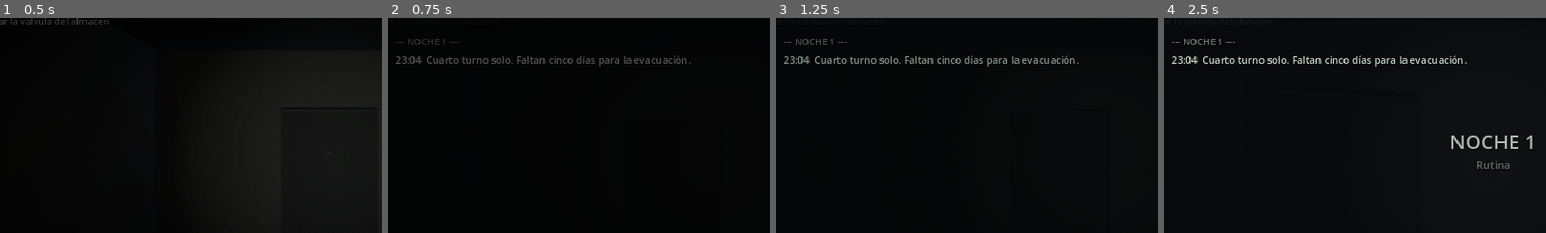
Above: before the commit, frames 1-4 (left to right).
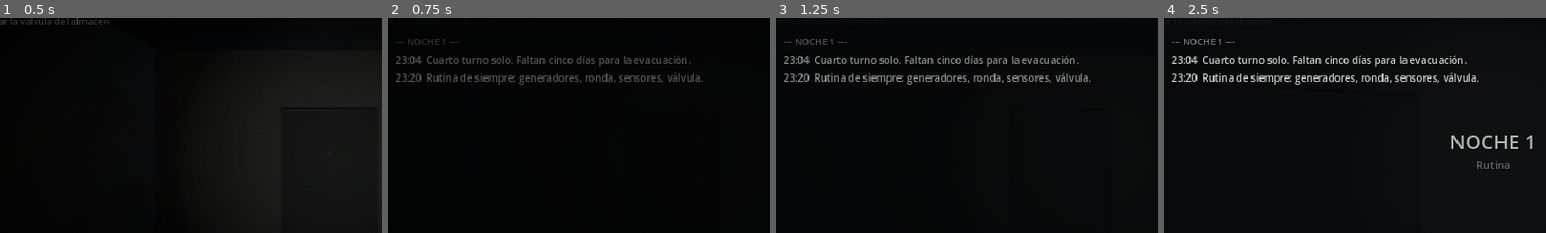
Above: after the commit, the same moments.

Repository: avanzadigital4-a11y/La-Guardia
Game: Godot game, scene res://tests/ui_smoke.tscn
Same seed, same stepped clock (60 frames per second), same inputs: the game is played once before the commit and once after it. This scene is started directly instead of the project's main scene.
Inputs (mouse positions are % of the whole screen's width and height, from its top left):
- Up to frame 1 (0.5 s): no input
- Up to frame 2 (0.75 s): tap Enter at 0.5 s; move the mouse to (55, 50) at 0.52 s; hold W (move_forward) from 0.53 s (still down); hold Tab (logbook) from 0.53 s (still down)
- Up to frame 3 (1.25 s): keep holding W (move_forward); keep holding Tab (logbook)
- Up to frame 4 (2.5 s): keep holding W (move_forward); move the mouse to (45, 50) at 1.27 s; release Tab (logbook) at 1.28 s; tap F (flashlight) at 1.35 s; tap Tab (logbook) at 1.55, 2.3 s; move the mouse to (52, 48) at 2.02 s; hold E (interact) from 2.03 s (still down)
The pictures show only the part of the screen within x 7-57%, y 18-68%; the shares and areas given below are measured in that part.

Frame 1 is identical in both runs. In frame 2, 1.3% of the frame differs, in the area x 2-83%, y 25-32%; in frame 3, 1.5%; in frame 4, 1.6%.

Commit message:
Duplicar el contenido: 61 anomalias, 32 registros y mas bitacora
- Anomalias de 33 a 61, repartidas por las cinco noches con escalado (dos la
  primera, catorce la ultima) y, ademas, unas cuantas sacadas del catalogo al
  azar cada noche: dos partidas no traen los mismos cambios.
- Trece objetos extra nuevos para las anomalias que hacen aparecer algo:
  huellas que entran, un traje en el piso, una linterna prendida, marcas en
  las paredes, una bandera en el patio.
- Registros de radio de 20 a 32: 98 lineas, unos 7 minutos de audio. Suman el
  parte meteorologico que se adelanta un dia, el cuarto juego de huellas del
  perimetro y la chapa con el numero equivocado.
- Mas entradas de bitacora en las cinco noches (23 en total).
- Regenerados docs/lineas_de_voz.md (98 lineas a grabar) y la plantilla de
  traduccion (238 textos).

Co-Authored-By: Claude Opus 5 <noreply@anthropic.com>
Claude-Session: https://claude.ai/code/session_01QBYzsXZBwSR4QSCbqtZCzF

Diff:
--- a/scripts/data/anomaly_data.gd
+++ b/scripts/data/anomaly_data.gd
@@ -66,6 +66,39 @@
 	"patio_tambor": {"sala": "patio", "tipo": "mover", "objeto": "tambores",
 		"pos": Vector3(-6.0, 0.0, 4.0), "rot": 0.0},
 	"patio_figura": {"sala": "patio", "tipo": "aparecer", "objeto": "extra_figura"},
+
+	# --- Segunda tanda: variaciones sobre los mismos objetos ---
+	"dorm_cama_hecha": {"sala": "dormitorio", "tipo": "mover", "objeto": "dorm_bed",
+		"pos": Vector3(0.0, 0.0, 1.1), "rot": 0.0},
+	"dorm_silla_puerta": {"sala": "dormitorio", "tipo": "mover", "objeto": "dorm_chair",
+		"pos": Vector3(2.3, 0.0, -1.2), "rot": 90.0},
+	"dorm_pisadas": {"sala": "dormitorio", "tipo": "aparecer", "objeto": "extra_pisadas_dorm"},
+	"dorm_linterna": {"sala": "dormitorio", "tipo": "aparecer", "objeto": "extra_linterna"},
+	"control_reloj": {"sala": "sala de control", "tipo": "aparecer", "objeto": "extra_reloj"},
+	"control_bandeja": {"sala": "sala de control", "tipo": "aparecer", "objeto": "extra_bandeja"},
+	"control_marca": {"sala": "sala de control", "tipo": "aparecer", "objeto": "extra_marca_control"},
+	"control_silla_girada": {"sala": "sala de control", "tipo": "mover", "objeto": "control_chair",
+		"pos": Vector3(0.0, 0.0, 0.0), "rot": 180.0},
+	"gen_traba_falta": {"sala": "sala de generador", "tipo": "faltar", "objeto": "traba"},
+	"gen_puerta_cerrada": {"sala": "sala de generador", "tipo": "puerta", "puerta": "generador", "abrir": false},
+	"gen_silla": {"sala": "sala de generador", "tipo": "aparecer", "objeto": "extra_silla_gen"},
+	"almacen_bolsa": {"sala": "almacen", "tipo": "aparecer", "objeto": "extra_bolsa"},
+	"almacen_estante_vacio": {"sala": "almacen", "tipo": "faltar", "objeto": "estante_2"},
+	"almacen_puerta_cerrada": {"sala": "almacen", "tipo": "puerta", "puerta": "almacen", "abrir": false},
+	"almacen_pila_falta": {"sala": "almacen", "tipo": "faltar", "objeto": "cajas"},
+	"pasillo_silla": {"sala": "pasillo", "tipo": "aparecer", "objeto": "extra_silla_pasillo"},
+	"pasillo_linterna": {"sala": "pasillo", "tipo": "aparecer", "objeto": "extra_linterna_pasillo"},
+	"pasillo_camilla_falta": {"sala": "pasillo", "tipo": "faltar", "objeto": "camilla"},
+	"pasillo_extintor": {"sala": "pasillo", "tipo": "faltar", "objeto": "extintor"},
+	"pasillo_oscuro": {"sala": "pasillo", "tipo": "luz", "sala_luz": "pasillo"},
+	"esclusa_traje_suelo": {"sala": "esclusa", "tipo": "aparecer", "objeto": "extra_traje_suelo"},
+	"esclusa_marca": {"sala": "esclusa", "tipo": "aparecer", "objeto": "extra_marca_esclusa"},
+	"esclusa_traje_1_falta": {"sala": "esclusa", "tipo": "faltar", "objeto": "traje_1"},
+	"esclusa_oscuro": {"sala": "esclusa", "tipo": "luz", "sala_luz": "esclusa"},
+	"patio_huellas_entran": {"sala": "patio", "tipo": "aparecer", "objeto": "extra_huellas_2"},
+	"patio_tambor_falta": {"sala": "patio", "tipo": "faltar", "objeto": "tambores"},
+	"patio_oscuro": {"sala": "patio", "tipo": "luz", "sala_luz": "patio"},
+	"patio_bandera": {"sala": "patio", "tipo": "aparecer", "objeto": "extra_bandera"},
 }
 
 ## Objetos que solo existen cuando una anomalia los enciende. Se construyen
@@ -96,6 +129,30 @@
 		"pos": Vector3(3.0, 0.02, 18.0), "color": Color(0.45, 0.48, 0.52)},
 	"extra_figura": {"tipo": "caja", "size": Vector3(0.5, 1.75, 0.3),
 		"pos": Vector3(-12.0, 0.88, 25.0), "color": Color(0.10, 0.10, 0.12)},
+	"extra_pisadas_dorm": {"tipo": "caja", "size": Vector3(0.5, 0.02, 2.2),
+		"pos": Vector3(-7.2, 0.02, -3.0), "color": Color(0.20, 0.19, 0.18)},
+	"extra_linterna": {"tipo": "caja", "size": Vector3(0.09, 0.09, 0.26),
+		"pos": Vector3(-6.0, 0.06, -4.2), "color": Color(0.75, 0.72, 0.45)},
+	"extra_linterna_pasillo": {"tipo": "caja", "size": Vector3(0.09, 0.09, 0.26),
+		"pos": Vector3(0.4, 0.06, -9.0), "color": Color(0.75, 0.72, 0.45)},
+	"extra_reloj": {"tipo": "caja", "size": Vector3(0.26, 0.26, 0.05),
+		"pos": Vector3(-7.0, 2.1, -13.85), "color": Color(0.55, 0.54, 0.50)},
+	"extra_bandeja": {"tipo": "caja", "size": Vector3(0.4, 0.05, 0.3),
+		"pos": Vector3(-3.2, 0.9, -12.9), "color": Color(0.45, 0.46, 0.44)},
+	"extra_marca_control": {"tipo": "marca", "texto": "NO CUENTES",
+		"pos": Vector3(-9.4, 1.9, -11.6), "rot": -90.0},
+	"extra_silla_gen": {"tipo": "silla", "pos": Vector3(3.4, 0.0, -12.6), "rot": 200.0},
+	"extra_bolsa": {"tipo": "caja", "size": Vector3(0.6, 0.9, 0.6),
+		"pos": Vector3(4.0, 0.45, -1.0), "color": Color(0.28, 0.26, 0.24)},
+	"extra_silla_pasillo": {"tipo": "silla", "pos": Vector3(0.0, 0.0, -8.0), "rot": 180.0},
+	"extra_traje_suelo": {"tipo": "caja", "size": Vector3(1.4, 0.18, 0.5),
+		"pos": Vector3(-1.6, 0.09, 9.2), "color": Color(0.50, 0.34, 0.12)},
+	"extra_marca_esclusa": {"tipo": "marca", "texto": "3",
+		"pos": Vector3(0.0, 1.9, 6.95), "rot": 180.0, "size": 0.4},
+	"extra_huellas_2": {"tipo": "caja", "size": Vector3(0.6, 0.02, 7.0),
+		"pos": Vector3(-4.0, 0.02, 16.0), "color": Color(0.45, 0.48, 0.52)},
+	"extra_bandera": {"tipo": "caja", "size": Vector3(0.05, 1.9, 0.05),
+		"pos": Vector3(6.0, 0.95, 22.0), "color": Color(0.35, 0.33, 0.30)},
 }
 
 
--- a/scripts/data/night_data.gd
+++ b/scripts/data/night_data.gd
@@ -41,7 +41,11 @@
 			"wall_tint": Color(0.30, 0.32, 0.34),
 			"hidden": [],
 		},
-		"anomalias": ["control_taza"],
+		"anomalias": [
+			"control_taza",
+			"pasillo_extintor",
+		],
+		"anomalias_extra": 0,
 		"beats": {
 			"inicio": [
 				{"subtitulo": "Cuarto turno solo. Faltan cinco días.", "tiempo": 3.0},
@@ -67,9 +71,11 @@
 		},
 		"logbook": [
 			{"time": "23:04", "text": "Cuarto turno solo. Faltan cinco días para la evacuación."},
+			{"time": "23:20", "text": "Rutina de siempre: generadores, ronda, sensores, válvula."},
 		],
 		"logbook_end": [
 			{"time": "04:12", "text": "Ronda completa. Sin novedades que valga la pena anotar."},
+			{"time": "04:30", "text": "Dormí bien. Anoto esto porque las próximas noches no."},
 		],
 	},
 	2: {
@@ -92,7 +98,14 @@
 			"wall_tint": Color(0.29, 0.30, 0.33),
 			"hidden": [],
 		},
-		"anomalias": ["almacen_cajas", "gen_herramienta", "pasillo_locker_abierto"],
+		"anomalias": [
+			"almacen_cajas",
+			"gen_herramienta",
+			"pasillo_locker_abierto",
+			"control_reloj",
+			"dorm_cama_hecha",
+		],
+		"anomalias_extra": 2,
 		"beats": {
 			"inicio": [
 				{"subtitulo": "El almacén está abierto. Juraría que ayer estaba trabado.", "tiempo": 3.4},
@@ -125,10 +138,12 @@
 		},
 		"logbook": [
 			{"time": "22:51", "text": "El almacén está abierto. Juraría que ayer estaba trabado."},
+			{"time": "23:05", "text": "La banda 4 tendría que estar muerta y hay algo transmitiendo."},
 		],
 		"logbook_end": [
 			{"time": "03:38", "text": "Seguí una señal hasta el almacén."},
 			{"time": "03:44", "text": "No debí seguirla."},
+			{"time": "03:51", "text": "Dejé la grabadora andando por las dudas."},
 		],
 	},
 	3: {
@@ -152,7 +167,17 @@
 			"wall_tint": Color(0.27, 0.27, 0.30),
 			"hidden": ["traje_3"],
 		},
-		"anomalias": ["dorm_silla_mira_cama", "control_silla_al_pasillo", "gen_marca", "esclusa_traje_falta", "patio_huellas"],
+		"anomalias": [
+			"dorm_silla_mira_cama",
+			"control_silla_al_pasillo",
+			"gen_marca",
+			"esclusa_traje_falta",
+			"patio_huellas",
+			"pasillo_silla",
+			"control_bandeja",
+			"almacen_bolsa",
+		],
+		"anomalias_extra": 3,
 		"beats": {
 			"inicio": [
 				{"subtitulo": "El pasillo sigue más allá de donde terminaba.", "tiempo": 3.2},
@@ -186,6 +211,7 @@
 		},
 		"logbook": [
 			{"time": "23:19", "text": "El pasillo sur es más largo que ayer. Lo caminé dos veces para contarlo."},
+			{"time": "23:40", "text": "Conté los trajes: dos. Ayer había tres y no salió nadie."},
 		],
 		"logbook_end": [
 			{"time": "02:56", "text": "Bajé al B2."},
@@ -214,7 +240,20 @@
 			"wall_tint": Color(0.25, 0.25, 0.27),
 			"hidden": ["traje_2", "traje_3"],
 		},
-		"anomalias": ["dorm_bulto", "dorm_marca", "control_pizarra", "control_silla_falta", "gen_puerta", "almacen_cajas_faltan", "pasillo_marca"],
+		"anomalias": [
+			"dorm_bulto",
+			"dorm_marca",
+			"control_pizarra",
+			"control_silla_falta",
+			"gen_puerta",
+			"almacen_cajas_faltan",
+			"pasillo_marca",
+			"dorm_pisadas",
+			"esclusa_marca",
+			"pasillo_camilla_falta",
+			"gen_traba_falta",
+		],
+		"anomalias_extra": 3,
 		"beats": {
 			"inicio": [
 				{"subtitulo": "Hoy el B2 no está. El mapa dice que nunca estuvo.", "tiempo": 3.4},
@@ -252,10 +291,12 @@
 		},
 		"logbook": [
 			{"time": "00:02", "text": "Hoy el B2 no está. El mapa dice que nunca estuvo."},
+			{"time": "00:25", "text": "Comparé mi letra con la de las entradas viejas. Es la misma."},
 		],
 		"logbook_end": [
 			{"time": "04:30", "text": "Revisé las tres firmas de la bitácora."},
 			{"time": "04:31", "text": "Las tres son mías."},
+			{"time": "04:48", "text": "Voy a dejar de anotar la hora. No me está sirviendo."},
 		],
 	},
 	5: {
@@ -278,7 +319,23 @@
 			"wall_tint": Color(0.23, 0.22, 0.24),
 			"hidden": ["traje_1", "traje_2", "traje_3"],
 		},
-		"anomalias": ["dorm_silla_doble", "dorm_oscuro", "control_oscuro", "gen_banco_vacio", "almacen_pila_extra", "esclusa_traje_extra", "patio_figura", "patio_tambor"],
+		"anomalias": [
+			"dorm_silla_doble",
+			"dorm_oscuro",
+			"control_oscuro",
+			"gen_banco_vacio",
+			"almacen_pila_extra",
+			"esclusa_traje_extra",
+			"patio_figura",
+			"patio_tambor",
+			"control_marca",
+			"esclusa_traje_suelo",
+			"patio_huellas_entran",
+			"dorm_linterna",
+			"pasillo_oscuro",
+			"patio_bandera",
+		],
+		"anomalias_extra": 4,
 		"beats": {
 			"inicio": [
 				{"subtitulo": "Última guardia. Mañana a esta hora esto es hielo vacío.", "tiempo": 3.4},
@@ -302,9 +359,11 @@
 		},
 		"logbook": [
 			{"time": "21:40", "text": "Última guardia. Mañana a esta hora esto es hielo vacío."},
+			{"time": "22:10", "text": "Dejé el inventario final sobre la mesa de control. Faltan cosas que no saqué yo."},
 		],
 		"logbook_end": [
 			{"time": "05:50", "text": "Escucho el motor."},
+			{"time": "05:54", "text": "Voy a salir igual. Sea lo que sea que salga conmigo."},
 		],
 	},
 }
@@ -517,6 +576,126 @@
 			"[la cinta está en blanco los primeros treinta segundos]",
 			"...está bien. Si te quedás, cerrá desde adentro.",
 			"Si te vas, no mires el patio por la ventanilla.",
+		],
+	},
+	"rl_21": {
+		"label": "REG-011 / Meteorología",
+		"night": 1,
+		"pos": Vector3(-8.4, 1.2, -10.0),
+		"lines": [
+			"Parte de las veintidós. Viento del sudeste, treinta y ocho nudos.",
+			"La estación está dentro de parámetros. Todo normal.",
+			"Anoto igual que el anemómetro marcó cero durante once minutos y nadie lo tocó.",
+		],
+	},
+	"rl_22": {
+		"label": "REG-013 / Sin firmar",
+		"night": 1,
+		"pos": Vector3(8.8, 1.9, -3.0),
+		"lines": [
+			"Prueba de grabadora. Uno, dos.",
+			"Si esto quedó grabando toda la noche, borrenlo sin escucharlo.",
+			"En serio.",
+		],
+	},
+	"rl_23": {
+		"label": "REG-018 / Jefe de base",
+		"night": 2,
+		"pos": Vector3(-5.5, 1.0, -13.5),
+		"lines": [
+			"Decisión tomada: la estación cierra al final de la temporada.",
+			"El personal sale en dos tandas. Queda una guardia hasta el retiro.",
+			"Se ofrecieron cuatro. Elegí al que menos preguntas hizo.",
+		],
+	},
+	"rl_24": {
+		"label": "REG-024 / Cocina",
+		"night": 2,
+		"pos": Vector3(4.0, 0.9, -1.0),
+		"lines": [
+			"Segunda semana cocinando para uno.",
+			"Sigo poniendo dos platos. Es costumbre, supongo.",
+			"El segundo plato aparece usado. Eso no es costumbre.",
+		],
+	},
+	"rl_25": {
+		"label": "REG-026 / Mantenimiento",
+		"night": 2,
+		"pos": Vector3(1.28, 1.5, -9.0),
+		"lines": [
+			"La puerta del generador no cierra sola. Alguien la abre.",
+			"Puse una traba nueva el lunes.",
+			"El martes la traba estaba puesta y la puerta abierta igual.",
+		],
+	},
+	"rl_26": {
+		"label": "REG-029 / Radiooperador",
+		"night": 3,
+		"pos": Vector3(-1.2, 0.5, -17.5),
+		"lines": [
+			"Grabé la portadora de la banda cuatro y la pasé lenta.",
+			"Adentro hay una voz repitiendo el parte meteorológico.",
+			"Es el parte de mañana.",
+		],
+	},
+	"rl_27": {
+		"label": "REG-032 / Nivel B2",
+		"night": 3,
+		"pos": Vector3(-3.0, -0.5, -26.5),
+		"lines": [
+			"Tercera prueba. Bajamos tres y subimos tres.",
+			"Nadie discute el número mientras estamos abajo.",
+			"Arriba, cada uno se acuerda de una persona distinta que no vino.",
+		],
+	},
+	"rl_28": {
+		"label": "REG-036 / Sin firmar",
+		"night": 3,
+		"pos": Vector3(10.0, 1.2, 14.0),
+		"lines": [
+			"El perímetro está bien. Los tres puntos marcados.",
+			"Hay un cuarto juego de huellas que da la vuelta completa.",
+			"Yo marqué tres puntos. Las huellas pasan por cuatro.",
+		],
+	},
+	"rl_29": {
+		"label": "REG-043 / Tu voz",
+		"night": 4,
+		"pos": Vector3(-1.4, 1.2, -6.5),
+		"lines": [
+			"Dejé la grabadora en el pasillo toda la noche, apuntando a mi pieza.",
+			"Se escuchan mis pasos saliendo a las dos y cuarto.",
+			"No se escuchan volviendo.",
+		],
+	},
+	"rl_30": {
+		"label": "REG-046 / Enfermería",
+		"night": 4,
+		"pos": Vector3(1.1, 0.9, 0.9),
+		"lines": [
+			"Al que esté de guardia: si te despertás en un lugar que no elegiste, no corras.",
+			"Sentate donde estás y esperá a que amanezca.",
+			"Los que corrieron tardaron más en volver.",
+		],
+	},
+	"rl_31": {
+		"label": "REG-049 / Jefe de base",
+		"night": 5,
+		"pos": Vector3(-9.6, 0.9, 22.6),
+		"lines": [
+			"Última entrada antes de salir con la primera tanda.",
+			"Dejamos la estación en condiciones y la guardia cubierta.",
+			"Que conste que el nombre de la guardia lo completé yo, y estaba en blanco.",
+		],
+	},
+	"rl_32": {
+		"label": "REG-053 / Sin firmar",
+		"night": 5,
+		"pos": Vector3(8.0, 0.9, 18.0),
+		"lines": [
+			"El vehículo llega con luz. Van a preguntar por el personal.",
+			"Decí que sos el de la guardia y mostrá la chapa.",
+			"Si la chapa dice otro número, no la muestres.",
 		],
 	},
 }
--- a/scripts/world/night_director.gd
+++ b/scripts/world/night_director.gd
@@ -88,6 +88,20 @@
 	for id in data.get("anomalias", []):
 		var entry := AnomalyData.get_anomaly(String(id))
 		_armed.append({"id": String(id), "room": String(entry.get("sala", ""))})
+
+	# Ademas de las fijas, la noche saca unas cuantas del catalogo al azar:
+	# dos partidas no traen exactamente los mismos cambios.
+	var extra := int(data.get("anomalias_extra", 0))
+	if extra > 0:
+		var pool: Array = AnomalyData.ANOMALIES.keys()
+		pool.shuffle()
+		for id in pool:
+			if extra <= 0:
+				break
+			if _is_armed(String(id)):
+				continue
+			_armed.append({"id": String(id), "room": String(AnomalyData.get_anomaly(String(id)).get("sala", ""))})
+			extra -= 1
 
 	GameState.start_night(night)
 	player.teleport(StationBuilder.SPAWN, -PI * 0.5)
@@ -181,6 +195,13 @@
 			station.pickups[i].taken = true
 			station.pickups[i].visible = false
 			station.pickups[i].enabled = false
+
+
+func _is_armed(id: String) -> bool:
+	for a in _armed:
+		if String(a.get("id", "")) == id:
+			return true
+	return false
 
 
 func _apply_world(world: Dictionary, night: int) -> void:
--- a/scripts/world/station_builder.gd
+++ b/scripts/world/station_builder.gd
@@ -99,7 +99,7 @@
 	# Lockers contra la pared.
 	Build.box(self, "Lockers", Vector3(0.45, 1.9, 2.4), Vector3(-1.2, 0.95, -7.0), _mat_metal)
 	objects["camilla"] = Build.box(self, "Camilla", Vector3(0.7, 0.7, 2.0), Vector3(1.1, 0.35, 0.5), _mat_metal)
-	Build.box(self, "Extintor", Vector3(0.22, 0.6, 0.22), Vector3(1.28, 1.1, -9.0), Build.surface(Color(0.45, 0.16, 0.12)))
+	objects["extintor"] = Build.box(self, "Extintor", Vector3(0.22, 0.6, 0.22), Vector3(1.28, 1.1, -9.0), Build.surface(Color(0.45, 0.16, 0.12)))
 	Build.label3d(self, "NIVEL 1  ->  ESCLUSA", Vector3(-1.35, 2.3, -6.0), PI * 0.5, 0.22)
 	Build.label3d(self, "<-  B2", Vector3(1.35, 2.3, -14.5), -PI * 0.5, 0.22, Color(0.5, 0.52, 0.55))
 
@@ -216,7 +216,7 @@
 	_add_door("almacen", Vector3(1.5, 0.0, -2.5 - Build.DOOR_W * 0.5), -PI * 0.5, Build.DOOR_W)
 
 	Build.box(self, "Estante1", Vector3(0.6, 2.2, 3.0), Vector3(8.8, 1.1, -3.0), _mat_metal)
-	Build.box(self, "Estante2", Vector3(2.6, 2.0, 0.5), Vector3(5.0, 1.0, -4.6), _mat_metal)
+	objects["estante_2"] = Build.box(self, "Estante2", Vector3(2.6, 2.0, 0.5), Vector3(5.0, 1.0, -4.6), _mat_metal)
 	objects["cajas"] = Build.box(self, "Cajas", Vector3(1.2, 1.2, 1.2), Vector3(6.5, 0.6, -1.4), Build.surface(Color(0.35, 0.30, 0.22)))
 	_add_battery("PilaAlmacen", Vector3(5.0, 2.1, -4.6))
 
@@ -502,6 +502,7 @@
 		item.setup_box(spec.get("size", Vector3(0.1, 0.1, 0.1)),
 			Build.surface(spec.get("color", Color(0.5, 0.5, 0.5))))
 		points["ver_%s" % id] = item
+		objects[String(id)] = item
 
 
 func _add_battery(name: String, pos: Vector3) -> BatteryPickup:
Not shown, changed: localizacion/la-guardia.pot
Not shown, changed: README.md
Not shown, changed: docs/lineas_de_voz.md
